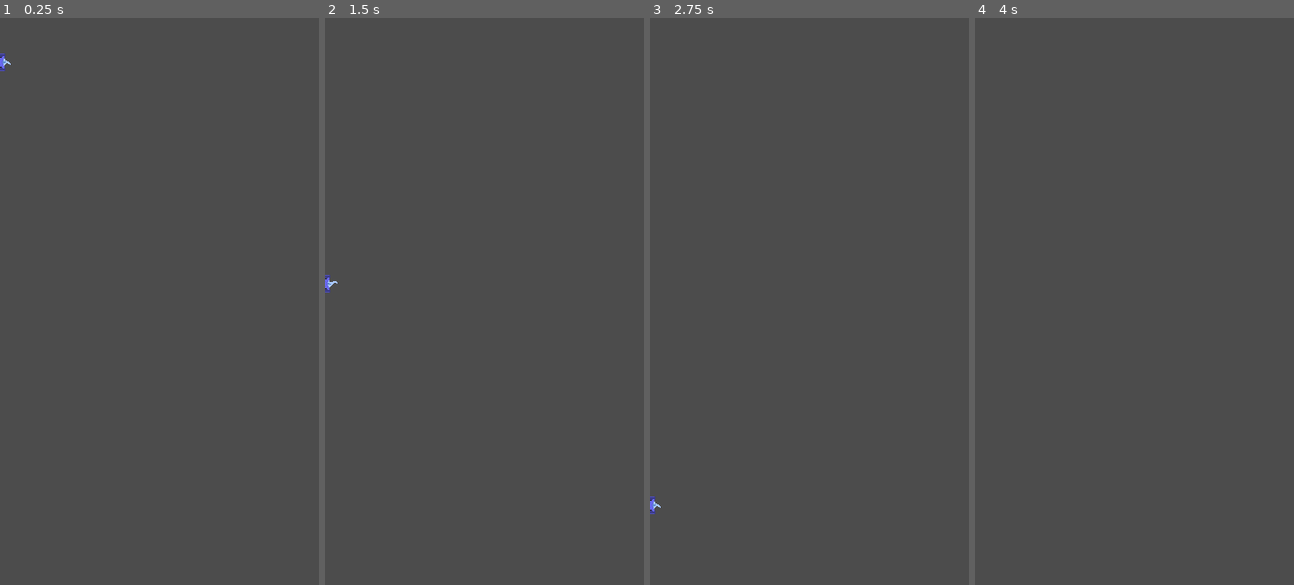
Above: before the commit, frames 1-4 (left to right).
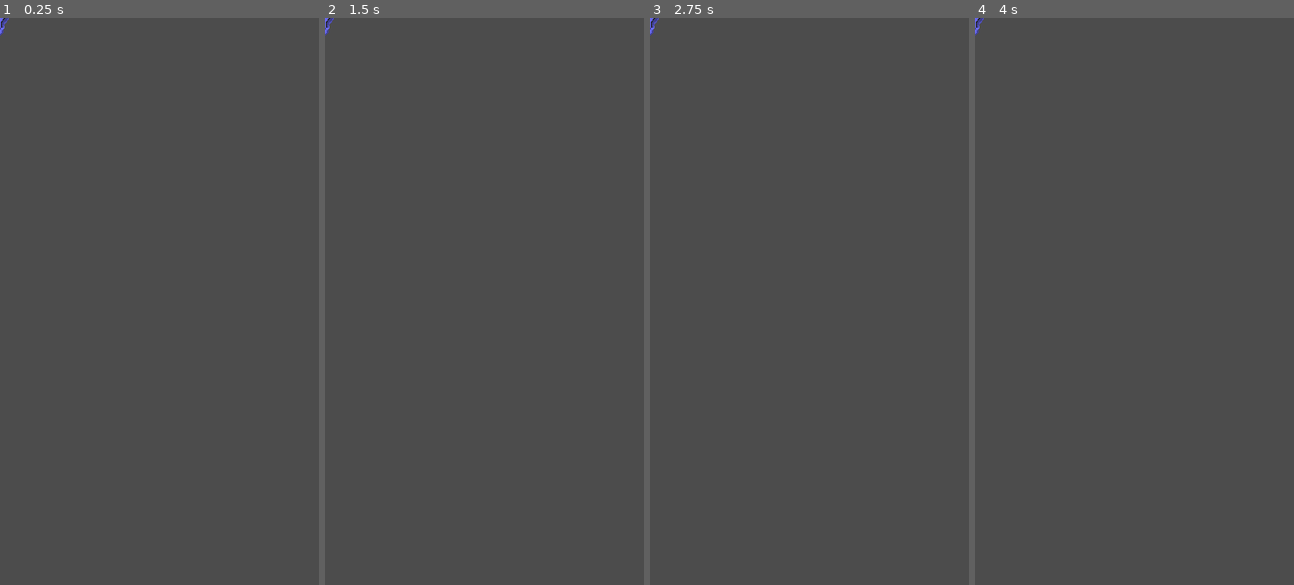
Above: after the commit, the same moments.

Repository: JordonR96/Hyper-Planet
Game: Godot game, scene res://EnemyScenes/HomingShip.tscn
The game is run twice, just before and just after one commit, with the same random seed, the same clock (stepped at 60 frames per second) and the same inputs. This scene is started directly instead of the project's main scene.
Inputs:
- Up to frame 1 (0.25 s): no input
- Up to frame 2 (1.5 s): hold Right (ui_right) 0.53-1.28 s; tap Space (ui_select) at 0.77 s; hold Left (ui_left) from 1.28 s (still down)
- Up to frame 3 (2.75 s): tap Space (ui_select) at 1.52 s; release Left (ui_left) at 2.03 s; hold Right (ui_right) from 2.03 s (still down)
- Up to frame 4 (4 s): tap Enter at 2.75 s; tap Space (ui_select) at 3.02, 3.5, 3.77 s; release Right (ui_right) at 3.53 s; hold Left (ui_left) from 3.53 s (still down)

The runs differ from the first frame. In frame 1, 0.1% of the frame differs, in the area x 0-4%, y 0-10%; in frame 2, 0.1%, in the area x 0-4%, y 0-49%; in frame 3, 0.1%; in frame 4, less than 0.1%.
Error after the commit: Invalid get index 'global_position' (on base: 'Nil'). (res://EnemyScenes/HomingShip.gd:43)

Commit message:
music, hming and bg
got homing missles doing what I want

added in music as loop (needs testing thorought)

start of changing bgs

Diff:
--- a/Background.gd
+++ b/Background.gd
@@ -1,210 +1,30 @@
-extends TileMap
+extends Sprite
 
 # get reference to the tileset
-var Tileset = get_tileset()
-# get out tiles as variables
+
 var rand_generate = RandomNumberGenerator.new()
-var tile_count_x
-var tile_count_y
-var tile_resolution
+
 var active = true
-func _random_number(range_min, range_max):
-	rand_generate.randomize()
-	return rand_generate.randi_range(range_min, range_max)
 
-	# Returns random integer between 0 and rnage_max
+var total_frames
+
+## todo make selecting a frame a function, give high chance of showing just plain desert
 
 
-func start(bg_tile_count_x, bg_tile_count_y, bg_tile_resolution, start_position):
+func start( start_position):
+	total_frames = get_hframes() + get_vframes()
+
+	position.x = start_position.x
+	position.y = start_position.y
+	rand_generate.randomize()
+	var frameIndex = rand_generate.randi_range(0, 17)
+	set_frame(frameIndex)
 
 
-	tile_count_x = bg_tile_count_x
-	tile_count_y = bg_tile_count_y
-	tile_resolution = bg_tile_resolution
-	_draw_full_screen()
-	position.x = start_position.x
-	position.y = start_position.y
-
-
-func _draw_full_screen():
-	# modes of generation
-	var modes = ['quarter', 'horizonatal_split', 'vertical_split', 'thirds']
-	# list of available stuctures
-	var structures = Tileset.get_tiles_ids()
-	var structure_info = {}
-	for id in structures:
-		structure_info[Tileset.tile_get_name(id)] = id
-
-	# draw_rect(Vector2(0,0), tile_count_x, tile_count_y , 1)
-	var build_mode = modes[_random_number(0, modes.size() -1)]
-
-
-
-	# fill screen with background tiles/ bg auto tiles
-	var start = Vector2(0,0)
-	var end = Vector2(tile_count_x, tile_count_y)
-
-	_draw_rect(start, tile_count_x, tile_count_y, structure_info['background'])
-	## TODO this is all too complicated need more simple build routine, butm some code may be useful
-	#	if (build_mode == 'quarter'):
-	#
-	#		_build_screen_quarters(start, end, structures, structure_info)
-	#
-	#	elif (build_mode == 'horizonatal_split'):
-	#
-	#		_build_split_screen(start, end, true, false, structures, structure_info)
-	#
-	#	elif (build_mode == 'vertical_split'):
-	#
-	#		_build_split_screen(start, end, false, true, structures, structure_info)
-	#
-	#	elif (build_mode == 'thirds'):
-	#
-	#		_build_thirds_screen(start, end, structures, structure_info)
-	#
-	#	# always update bitmask region otherwise auto tile won work
-	#	update_bitmask_region(Vector2(0,0), Vector2(tile_count_x, tile_count_y))
-
-func _get_quarters(start,end, halfx, halfy):
-	var quarters = []
-
-	quarters.push_back([Vector2(start.x, start.y), Vector2(halfx, halfy)])
-	quarters.push_back([Vector2(halfx, start.y), Vector2(end.x,halfy)])
-	quarters.push_back([Vector2(start.x, halfy), Vector2(halfx, end.y)])
-	quarters.push_back([Vector2(halfx, halfy), Vector2(end.x,end.y)])
-
-	return quarters
-	# return array of vectors splitting given x and y area into quarter regions
-
-func _build_screen_quarters(start, end, structures, structure_info):
-	var halfx = (end.x-start.x) /2
-	var halfy = (end.y-start.y) /2
-	var build_regions = _get_quarters(start, end, halfx, halfy)
-
-	for i in range(build_regions.size()):
-		var region = build_regions[i]
-		_fill_region_with_structures(region[0], halfx, halfy, structures, structure_info)
-
-func _get_split(start, end, horiz, vert, halfx, halfy):
-	var regions = []
-
-	if (horiz):
-		regions.push_back([start, Vector2(end.x, halfy)])
-		regions.push_back([Vector2(start.x, halfy), end])
-	elif(vert):
-		regions.push_back([start, Vector2(halfx, end.y)])
-		regions.push_back([Vector2(halfx, start.y), end])
-
-	return regions
-
-func _build_split_screen(start, end, horiz, vert, structures, structure_info):
-	# split the given area into horixontal or vertical regions
-	var halfy = (end.y - start.y)/2
-	var halfx = (end.x - start.x)/2
-
-	# get the regions
-	var build_regions = _get_split(start, end, horiz, vert, halfx, halfy)
-
-	var split_width
-	var split_height
-
-	if (horiz):
-		split_width = end.x - start.x
-		split_height = (end.y - start.y)/2
-	elif(vert):
-		split_width = (end.x - start.x)/2
-		split_height = end.y - start.y
-
-
-	for i in range(build_regions.size()):
-
-		var region = build_regions[i]
-		_fill_region_with_structures(region[0], split_width, split_height, structures, structure_info)
-
-
-
-func _get_thirds(start, end, third_y):
-	var regions = []
-	regions.push_front([start, Vector2(end.x, third_y)])
-	regions.push_front([Vector2(start.x, third_y), Vector2(end.x, 2 *third_y)])
-	regions.push_front([Vector2(start.x, 2 * third_y), end])
-	return regions
-
-func _build_thirds_screen(start, end, structures, structure_info):
-
-	var ysize = (end.y - start.y)
-	var third_y = ysize/3
-
-	var xsize = (end.x - start.x)
-
-	# get the regions
-	var build_regions = _get_thirds(start, end, third_y)
-
-	for i in range(build_regions.size()):
-		# get the region
-		var region = build_regions[i]
-		# fill it with structures
-		_fill_region_with_structures(region[0], xsize, third_y, structures, structure_info)
-
-
-
-
-func _fill_region_with_structures(position,area_width,area_height, structures, structure_info):
-	# decide on number of structures between 1 and 4
-	var number_of_structures = 1
-	#_random_number(1, 2)
-	# TODO think numbe rof sturctures and spacing causing cl;ipping
-
-	## loop over number of structures
-	for i in range(number_of_structures):
-
-		# get random position for the structure
-		var structure_position_x = _random_number(position.x, position.x + area_width)
-		var structure_position_y = _random_number(position.y, position.y + area_height)
-		var structure_position = Vector2(structure_position_x, structure_position_y)
-
-		# get random width and height in bounds of region
-		var structure_width = _random_number(structure_position_x, (position.x + area_width - structure_position_x))
-		var structure_height = _random_number(structure_position_y, (position.y+ area_height - structure_position_y))
-
-		var structure_id = structures[_random_number(0, structures.size() -1)]
-		var structure_name = structure_info[structure_id]
-		_build_structure(structure_position, structure_width, structure_height, structure_id, structure_name)
-
-func _build_structure(position, structure_width, structure_height, structure_id, structure_name):
-	# needs to draw one of the structures with % chance of not drawinf any
-	#then draw shape within the bounds , depending on the structure only draw square
-	# oath only line
-	# river rectangle on rectangle
-
-	if (structure_width == 1):
-		structure_width = 2
-	if (structure_height == 1):
-		structure_height = 2
-	_draw_rect(position, structure_width, structure_height ,structure_id)
-
-
-func _draw_rect(position, width, height, tile_id):
-	# TODO have option for fill/ not filled rect
-	#position x and y are integers,
-	# width and height are int numbe rof cells
-	var xstart = position.x
-	var xend = position.x + width
-	var ystart = position.y
-	var yend = position.y + height
-
-	for x in range(xstart, xend):
-		for y in range(ystart, yend):
-				set_cell(x,y, tile_id)
-
 func _on_VisibilityNotifier2D_screen_exited():
-
-
 	if (active):
-		# clear the tiles
-		clear()
-		## draw again
-		_draw_full_screen()
-
-		# move it up
-		position.y = position.y - (tile_count_y * tile_resolution * 3)
+		pass
+	rand_generate.randomize()
+	var frameIndex = rand_generate.randi_range(0,(total_frames -1))
+	#	 move it up
+	position.y = position.y - (640 *  3)
--- a/Background.tscn
+++ b/Background.tscn
@@ -1,27 +1,23 @@
-[gd_scene load_steps=4 format=2]
+[gd_scene load_steps=3 format=2]
 
-[ext_resource path="res://Art/tiles/newbg.png" type="Texture" id=1]
+[ext_resource path="res://Art/BG/Background.png" type="Texture" id=2]
 [ext_resource path="res://Background.gd" type="Script" id=6]
 
-[sub_resource type="TileSet" id=1]
-0/name = "background"
-0/texture = ExtResource( 1 )
-0/tex_offset = Vector2( 0, 0 )
-0/modulate = Color( 1, 1, 1, 1 )
-0/region = Rect2( 0, 0, 64, 64 )
-0/tile_mode = 0
-0/occluder_offset = Vector2( 0, 0 )
-0/navigation_offset = Vector2( 0, 0 )
-0/shapes = [  ]
-0/z_index = 0
-
-[node name="Background" type="TileMap"]
-z_index = -1
-z_as_relative = false
-tile_set = SubResource( 1 )
-cell_quadrant_size = 10
-format = 1
+[node name="Sprite" type="Sprite"]
+position = Vector2( 180, 340 )
+scale = Vector2( 1.2, 1.2 )
+z_index = -7
+texture = ExtResource( 2 )
+hframes = 18
+frame = 11
 script = ExtResource( 6 )
+__meta__ = {
+"_edit_group_": true
+}
 
 [node name="VisibilityNotifier2D" type="VisibilityNotifier2D" parent="."]
+position = Vector2( -148.334, -306.667 )
+__meta__ = {
+"_edit_group_": true
+}
 [connection signal="screen_exited" from="VisibilityNotifier2D" to="." method="_on_VisibilityNotifier2D_screen_exited"]
--- a/EnemyScenes/HomingShip.gd
+++ b/EnemyScenes/HomingShip.gd
@@ -1,11 +1,8 @@
 extends 'Enemy.gd'
-
-#TODO it seeks but nor very well asnd doesnt travel in direction its facing
-
 
 var velocity = Vector2.ZERO
 var acceleration = Vector2.ZERO
-export var steer_force = 50.0
+export var rotation_speed = 20
 
 var target = null
 
@@ -13,12 +10,7 @@
 	# add this line:
 	target = _target
 
-func seek():
-	var steer = Vector2.ZERO
-	if target:
-		var desired = (target.position - position).normalized() * speed
-		steer = (desired - velocity).normalized() * steer_force
-	return steer
+
 
 # Called when the node enters the scene tree for the first time.
 func _ready():
@@ -26,9 +18,11 @@
 	$LifeTimer.wait_time = life_time
 	$LifeTimer.start()
 	$AnimationPlayer.play('Fly')
-	velocity = transform.y * speed
+	velocity =  Vector2(0, 1).rotated(rotation)
 
 func _dead():
+
+
 
 	if (!dead):
 		target = null
@@ -45,15 +39,16 @@
 
 
 func _process(delta):
+	if (health > 0):
+		var desired_direction = target.global_position - global_position
+		desired_direction = desired_direction.normalized()
 
-	print(rotation_degrees)
-	acceleration += seek()
-	velocity += acceleration * delta
-	velocity = velocity.clamped(speed)
-	rotation = velocity.angle()
-	position += velocity * delta
+		var rotateAmount = desired_direction.cross(transform.y)
+		rotation -= rotateAmount * delta * rotation_speed
+
+		var velocity = Vector2(0, 1 ).rotated(rotation) * speed * delta
+		position += velocity
+
 	if (health <= 0 ):
 		_dead()
 		emit_signal("enemy_dead")
-
-		##TODO make it home on player
--- a/EnemyScenes/HomingShip.tscn
+++ b/EnemyScenes/HomingShip.tscn
@@ -5,12 +5,11 @@
 [ext_resource path="res://Explosions/ExplosionA.tscn" type="PackedScene" id=3]
 [ext_resource path="res://Art/enemies/HomingShip/HomingShip.png" type="Texture" id=4]
 
-[sub_resource type="CapsuleShape2D" id=2]
+[sub_resource type="CapsuleShape2D" id=1]
 radius = 10.9346
 height = 9.0152
 
-[sub_resource type="Animation" id=1]
-resource_name = "Fly"
+[sub_resource type="Animation" id=2]
 length = 0.5
 loop = true
 tracks/0/type = "value"
@@ -29,17 +28,17 @@
 [node name="Enemy" instance=ExtResource( 1 )]
 position = Vector2( 0, 0 )
 script = ExtResource( 2 )
-speed = 200
+speed = 150
 explosion = ExtResource( 3 )
 use_explosion = "Yes"
-steer_force = 500.0
+rotation_speed = 45
 
 [node name="CollisionShape2D" parent="." index="0"]
 position = Vector2( -0.214638, 3.00495 )
-shape = SubResource( 2 )
+shape = SubResource( 1 )
 
 [node name="AnimationPlayer" parent="." index="1"]
-anims/Fly = SubResource( 1 )
+anims/Fly = SubResource( 2 )
 
 [node name="Sprite" parent="." index="2"]
 texture = ExtResource( 4 )
--- a/Main.gd
+++ b/Main.gd
@@ -60,12 +60,14 @@
 func _start_backgrounds():
 	#TODO background not resetting properly on gameover
 
+
+
 	Background1 = BackgroundScene.instance()
 	Background2 = BackgroundScene.instance()
 	Background3 = BackgroundScene.instance()
-	Background1.start(bg_tile_count_x, bg_tile_count_y, bg_tile_resolution, Vector2(0,0))
-	Background2.start(bg_tile_count_x, bg_tile_count_y, bg_tile_resolution, Vector2(0,(-1 * bg_tile_count_y * bg_tile_resolution)))
-	Background3.start(bg_tile_count_x, bg_tile_count_y, bg_tile_resolution, Vector2(0,(-2 * bg_tile_count_y * bg_tile_resolution)))
+	Background1.start(Vector2(180, 320))
+	Background2.start(Vector2(180,(320 - 640)))
+	Background3.start(Vector2(189,(320 - (2*640))))
 	add_child(Background1)
 	add_child(Background2)
 	add_child(Background3)
@@ -84,6 +86,8 @@
 
 	player = playerScene.instance()
 	add_child(player)
+
+	$Music.play()
 
 
 	## TODO make sure this rests the game properly on retry
@@ -200,6 +204,12 @@
 	$Camera2D/HUD/ScoreLabel.hide()
 	$Camera2D/HUD/GameOver.show()
 	$Camera2D/HUD/GameOver.text = 'Game Over\n Score: ' + str(score)
+
+	$Music.stop()
+	## TODOD here we play gameover tune
+
+
+
 		## TODO emit a signal that all enemies/environment obj have that will cause them to die
 	#will need to connect that on instantiation, will use queue_free() to dleete
 	## TODO  show whole game over screen
@@ -217,3 +227,12 @@
 # TODO i need to be rcommented out just for testing
 #func _on_Timer_timeout():
 #	_on_SpawnManager_spawn(PPScene , Vector2(180, -70), {})
+
+
+
+
+
+
+func _on_Music_finished():
+	if has_node('Player'):
+		$Music.play()
--- a/Main.tscn
+++ b/Main.tscn
@@ -1,10 +1,11 @@
-[gd_scene load_steps=9 format=2]
+[gd_scene load_steps=10 format=2]
 
 [ext_resource path="res://Main.gd" type="Script" id=1]
 [ext_resource path="res://Font/pixel_noir/Pixel-Noir Caps.ttf" type="DynamicFontData" id=2]
 [ext_resource path="res://SpawnManager.tscn" type="PackedScene" id=3]
 [ext_resource path="res://Camera2D.tscn" type="PackedScene" id=4]
 [ext_resource path="res://Font/pixel_noir/Pixel-Noir.ttf" type="DynamicFontData" id=5]
+[ext_resource path="res://Music/MainTheme.wav" type="AudioStream" id=6]
 
 [sub_resource type="DynamicFont" id=1]
 size = 32
@@ -71,6 +72,10 @@
 
 [node name="ScoreTimer" type="Timer" parent="."]
 wait_time = 1.75
+
+[node name="Music" type="AudioStreamPlayer" parent="."]
+stream = ExtResource( 6 )
 [connection signal="spawn" from="Camera2D/HUD/SpawnManager" to="." method="_on_SpawnManager_spawn"]
 [connection signal="pressed" from="Camera2D/HUD/StartButton" to="." method="_start_game"]
 [connection signal="timeout" from="ScoreTimer" to="." method="_on_ScoreTimer_timeout"]
+[connection signal="finished" from="Music" to="." method="_on_Music_finished"]
Binary file added: Art/BG/Background.png
Renamed: Art/tiles/generic_bg_tiles.png -> Art/BG/generic_bg_tiles.png
Renamed: Art/tiles/newbg.png -> Art/BG/newbg.png
Binary file added: Art/tiles/Background.png
Binary file changed: Art/tiles/NewTestBg.aseprite
Binary file removed: Art/tiles/generic_bg_tiles.aseprite
Binary file removed: Art/tiles/jess_bg.png
Not shown, removed: Art/tiles/.DS_Store
